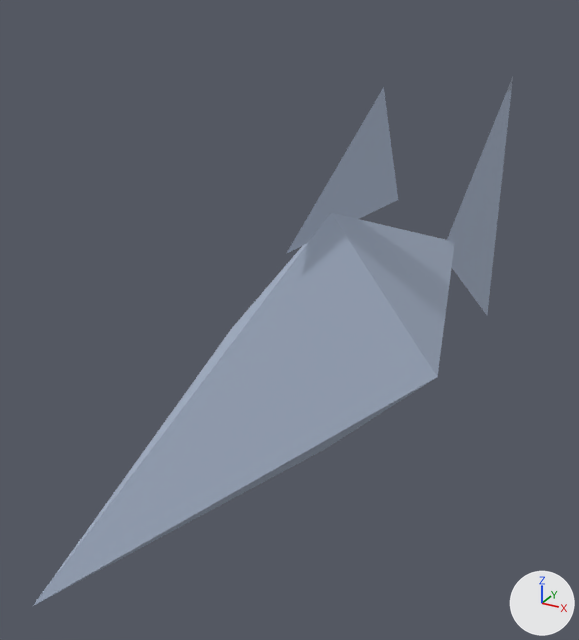
Renders of the glTF model godot/assets/blender/fish_1.glb from each side of a commit.
Before and after are seen from a 50 mm lens placed at (0.11, -0.248, 0.123), pointed at (-0.027, 0.001, -0.002). The axes (+X, +Y, +Z) are drawn at lower right. The lights are the same throughout. The first picture is the older version. Vertices at exactly the same position are counted once.

Script lines for the objects in view, before the commit:
```python
me_fish_2 = bpy.data.meshes.new('fish_2')
me_fish_2.from_pydata(...)  # 12 vertices, 10 faces; spans x -0.04..0.04, y -0.16..0.2, z -0.07..0.085
me_fish_2.materials.append(mat_pw_fish_silver)  # picture img_pw_fish_silver
ob_fish_2 = bpy.data.objects.new('fish_2', me_fish_2)
ob_fish_2.location = (0.0, 0.0, 0.0)
```
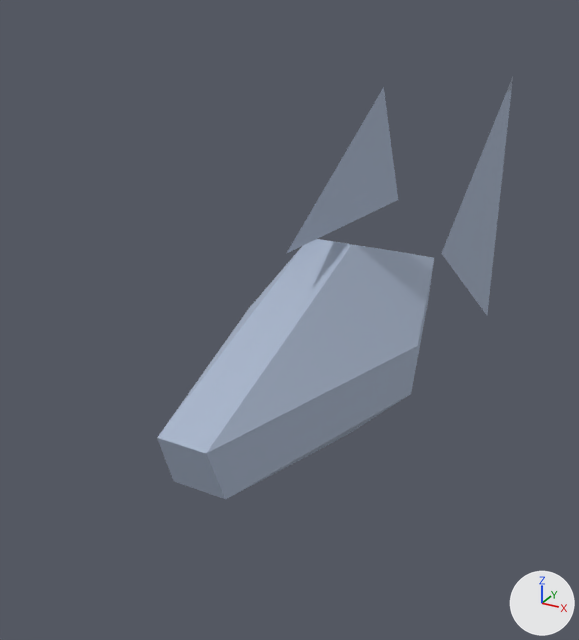
Changed parts and their boxes (x1, y1, x2, y2) in the pictures (579 x 640 px):
'fish_2', reshaped (26% narrower, 20% shorter)
    before: (33, 77, 513, 606)
    after: (157, 77, 513, 499)
part 1 of me_fish_2, rebuilt (34% narrower, 34% shorter)
    before: (33, 213, 455, 606)
    after: (157, 239, 434, 499)

Patch to the scene script:
```diff
--- a/godot/assets/blender/fish_1.glb.py
+++ b/godot/assets/blender/fish_1.glb.py
@@ me_fish_2 @@
 # used by ob_fish_2; location = (0.0, 0.0, 0.0)
-me_fish_2.from_pydata(...)  # 12 vertices, 10 faces; spans x -0.04..0.04, y -0.16..0.2, z -0.07..0.085
+me_fish_2.from_pydata(...)  # 22 vertices, 30 faces; spans x -0.032..0.032, y -0.106..0.2, z -0.07..0.085
+# me_fish_2 part 1: the loose piece of 6 vertices spanning x -0.04..0.04, y -0.16..0.12, z -0.04..0.05 is rebuilt with 16 vertices and now spans x -0.032..0.032, y -0.106..0.066, z -0.031..0.04
 me_fish_2.materials.append(mat_pw_fish_silver)
```
